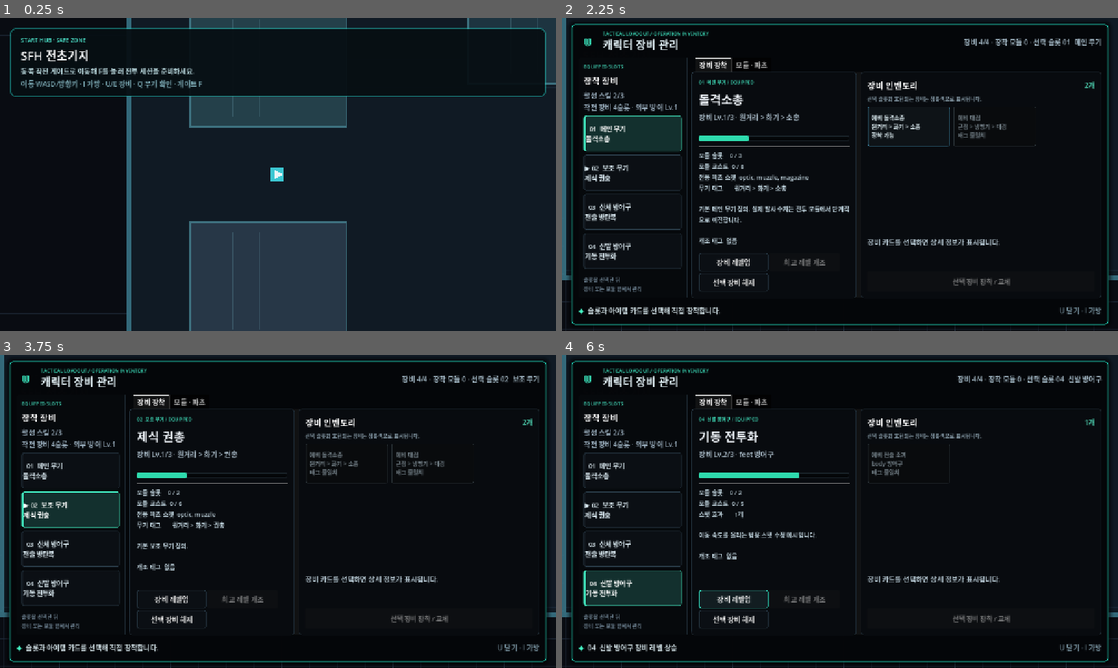
Above: before the commit, frames 1-4 (two rows, left to right).
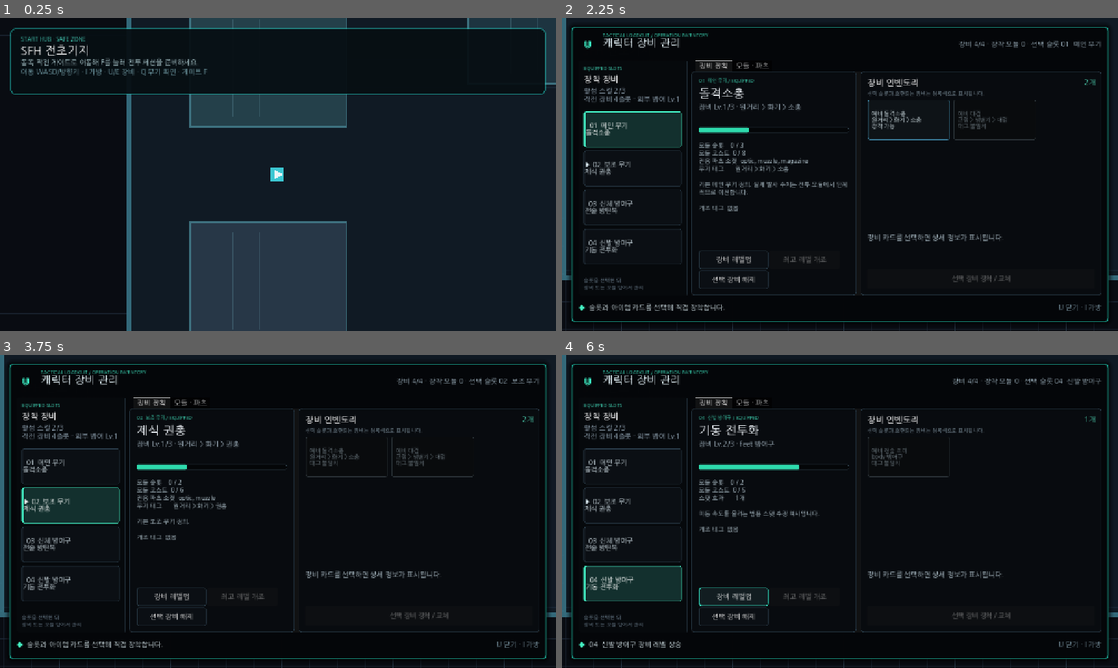
Above: after the commit, the same moments.

Repository: aedws/SFH
Game: Godot game, scene res://game/scenes/game.tscn
Two runs of this game, one before a commit and one after it. Both use one fixed random seed, a clock stepped at 60 frames per second and the inputs below.
Inputs (mouse positions are in pixels of both pictures, inside the frame that each line leads up to):
- Up to frame 1 (0.25 s): no input
- Up to frame 2 (2.25 s): tap Enter at 0.5 s; move the mouse to (962, 158) at 0.52 s; hold Right (ui_right) 0.53-1.28 s; tap F (interact) at 0.6 s; click (962, 158) at 0.67 s; tap Space at 0.77, 1.52 s; move the mouse to (728, 190) at 1.27 s; hold Down (ui_down) 1.28-2.03 s; tap Q (switch_weapon) at 1.35 s; move the mouse to (895, 105) at 2.02 s; hold Right (ui_right) from 2.03 s (still down); hold U (toggle_equipment) from 2.03 s (still down)
- Up to frame 3 (3.75 s): release Right (ui_right) at 2.75 s; release U (toggle_equipment) at 2.75 s; click "01 메인 무기 돌격소총" at 2.75 s; click "▶ 02 보조 무기 제식 권총" at 3.5 s
- Up to frame 4 (6 s): click "03 신체 방어구 전술 방탄복" at 4.25 s; click "04 신발 방어구 기동 전투화" at 5 s; click "장비 레벨업" at 5.75 s

The runs differ from the first frame. In frame 1, 2.3% of the frame differs, in the area x 1-99%, y 5-26%; in frame 2, 12%, in the area x 1-99%, y 1-99%; in frame 3, 11%; in frame 4, 11%.

Commit message:
fix: bundle Korean font for Web UI

Diff:
--- a/game/tests/basic_loop_smoke_test.gd
+++ b/game/tests/basic_loop_smoke_test.gd
@@ -50,6 +50,7 @@
 const SMART_TARGETING_PATH := "res://game/features/smart_targeting/configs/default_smart_targeting.tres"
 const EXTRACTION_SCENE_PATH := "res://game/features/extraction/extraction_zone.tscn"
 const EXTRACTION_DEFENSE_CONFIG_PATH := "res://game/features/extraction/configs/default_extraction_defense.tres"
+const KOREAN_FONT_PATH := "res://game/assets/fonts/nanum-gothic/NanumGothic-Regular.ttf"
 const MAP_TIER_IDS := ["small", "medium", "large"]
 
 var game_instance: Node
@@ -58,6 +59,8 @@
 
 func _init() -> void:
 	_reset_persistent_test_data()
+	if not _verify_korean_ui_font():
+		return
 	if not _verify_map_tiers():
 		return
 	if not await _verify_player_sustain_and_movement():
@@ -140,6 +143,19 @@
 				room_encounters.call(&"try_start_room", int(room[&"room_index"]))
 				break
 	frame_count = 0
+
+
+func _verify_korean_ui_font() -> bool:
+	var configured_path := String(ProjectSettings.get_setting("gui/theme/custom_font", ""))
+	if configured_path != KOREAN_FONT_PATH:
+		return _fail("프로젝트 전역 한글 폰트 경로가 올바르지 않습니다.")
+	var korean_font := load(KOREAN_FONT_PATH) as Font
+	if korean_font == null:
+		return _fail("프로젝트 전역 한글 폰트를 불러오지 못했습니다.")
+	for character in ["한", "글", "가", "힣"]:
+		if not korean_font.has_char(character.unicode_at(0)):
+			return _fail("프로젝트 전역 폰트에 한글 글리프가 없습니다: %s" % character)
+	return true
 
 
 func _reset_persistent_test_data() -> void:
@@ -2539,7 +2555,7 @@
 			return _fail("작전 종료 시 임시 버프가 외부 경험치로 정산되지 않았습니다.")
 
 		paused = false
-		print("SMOKE_TEST_OK electric_skill_effects electric_effect_b …(1959 unchanged characters)…
+		print("SMOKE_TEST_OK web_korean_font electric_skill_effects electric_effect_b …(1959 unchanged characters)…
 		quit(0)
 		return true
 
--- a/project.godot
+++ b/project.godot
@@ -16,6 +16,10 @@
 window/size/window_width_override=1280
 window/size/window_height_override=720
 window/stretch/mode="canvas_items"
+
+[gui]
+
+theme/custom_font="res://game/assets/fonts/nanum-gothic/NanumGothic-Regular.ttf"
 
 [input]
 
Not shown, changed: export_presets.cfg
Binary file added: game/assets/fonts/nanum-gothic/NanumGothic-Regular.ttf
Not shown, added: game/assets/fonts/nanum-gothic/NanumGothic-Regular.ttf.import
Not shown, added: game/assets/fonts/nanum-gothic/OFL.txt
Not shown, changed: .github/workflows/deploy-wiki.yml
Not shown, changed: docs/development-status.md
Not shown, changed: docs/getting-started/run-project.md
Not shown, changed: docs/index.md
Not shown, added: game/assets/fonts/nanum-gothic/README.md
